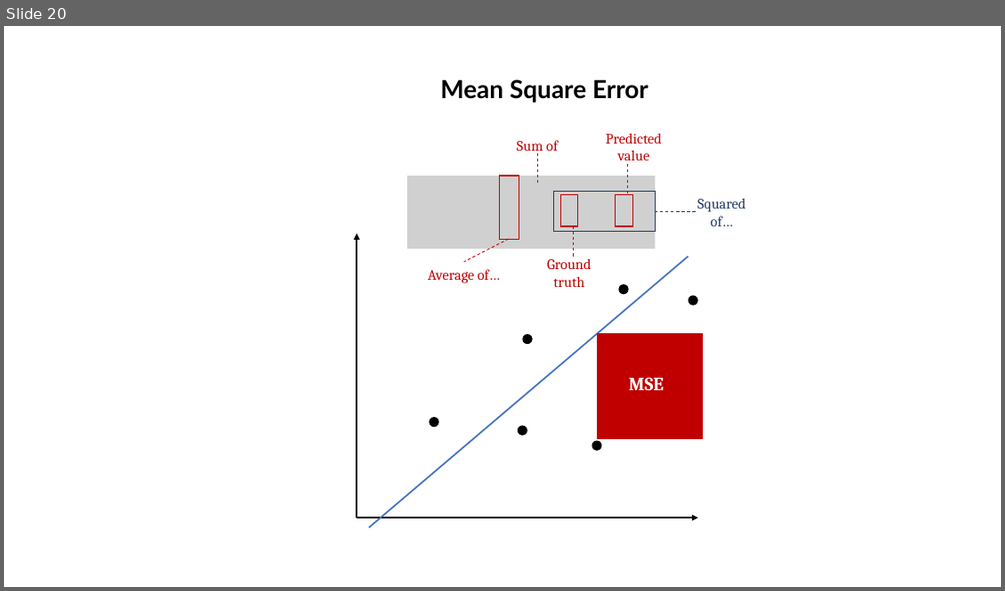
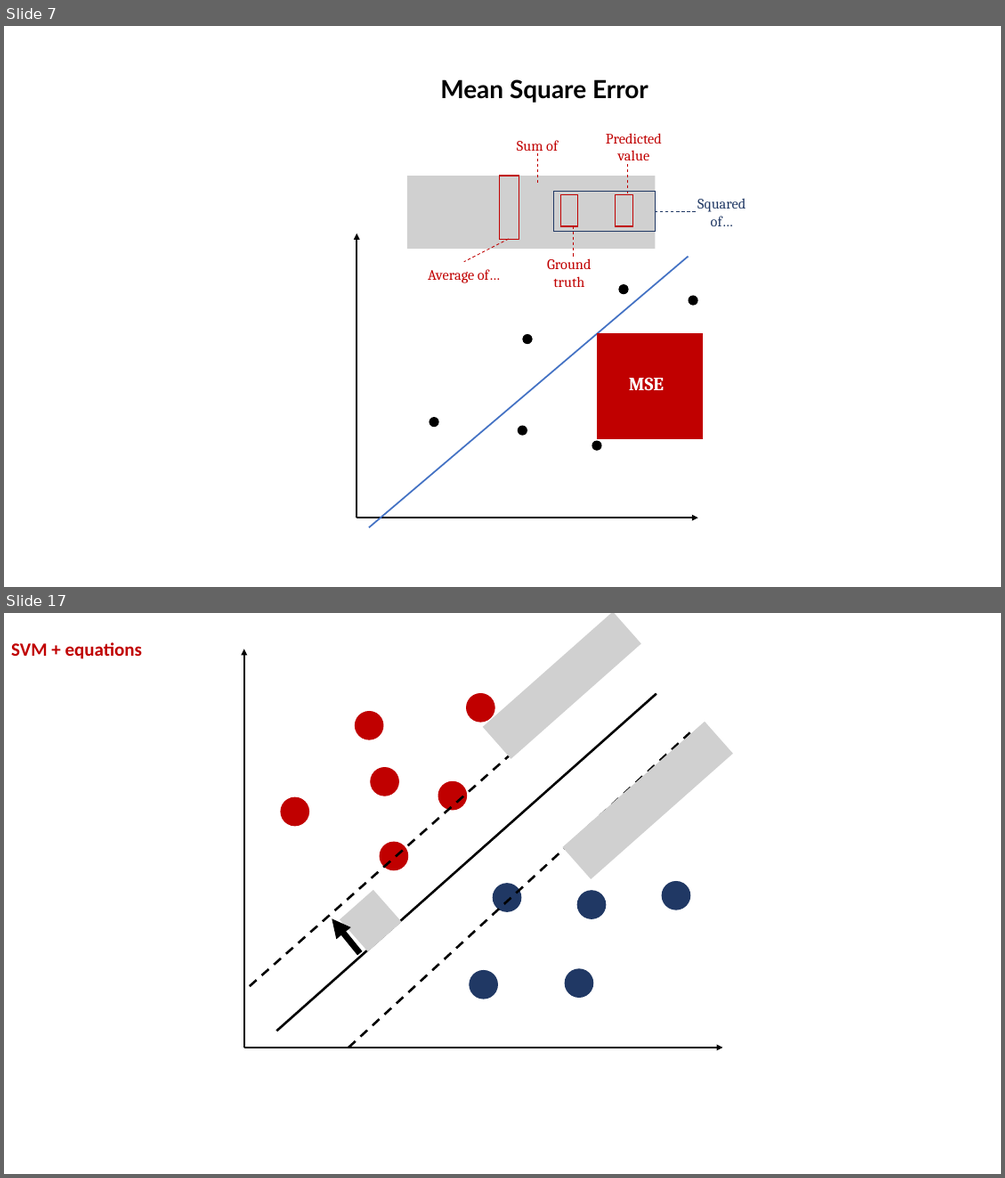
Before and after one commit to obifarin/machine-learning.ainotes, a slide deck: datasets/random_forest/illustrations.pptx. Shown one above the other, each under a label of ours: slide 20 before the commit, slides 7 and 17 after it; the slides between them are not shown. The pictures are 1005x591 and 1005x1178 pixels, drawn with LibreOffice and Linux fonts; fonts in the diff are those of the drawing; grey boxes stand for pictures. Boxes give left, top, right and bottom in pixels: in the first picture for what was removed or moved away, otherwise in the second. Text is boxed around its words. In the diff, an @@ line names an element or a change of style, - is before the commit and + after.

```diff
--- a/datasets/random_forest/illustrations.pptx
+++ b/datasets/random_forest/illustrations.pptx
@@ slide 17 added at (x1=4, y1=613, x2=1001, y2=1174), background #FFFFFF @@
@@ picture added at (x1=483, y1=613, x2=641, y2=759) @@
@@ text added at (x1=11, y1=642, x2=142, y2=659), 18 pt, text #C00000, bold @@
+SVM + equations
@@ line added from (250, 986) to (629, 649), #000000 2.25 pt dashed @@
@@ line added from (277, 1031) to (656, 694), #000000 2.25 pt @@
@@ line added from (348, 1047) to (690, 732), #000000 2.25 pt dashed @@
@@ picture added at (x1=563, y1=722, x2=733, y2=879) @@
@@ group added at (x1=244, y1=649, x2=722, y2=1047): 11 ellipses, 2 arrows @@
@@ picture added at (x1=340, y1=890, x2=401, y2=951) @@
@@ arrow added from (360, 953) to (332, 919), #000000 6 pt @@
@@ what was slide 20 is now slide 7 @@
```
Also in this commit, not shown: 9 slides changed, 2 other slides added, 1 slide removed, 2 other files.
